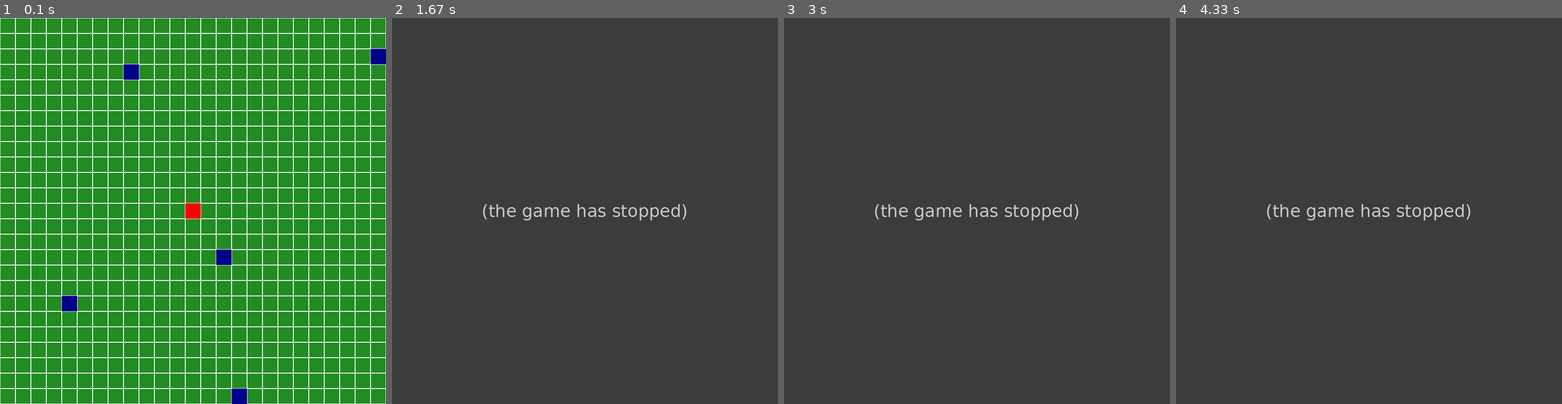
Above: before the commit, frames 1-4 (left to right).
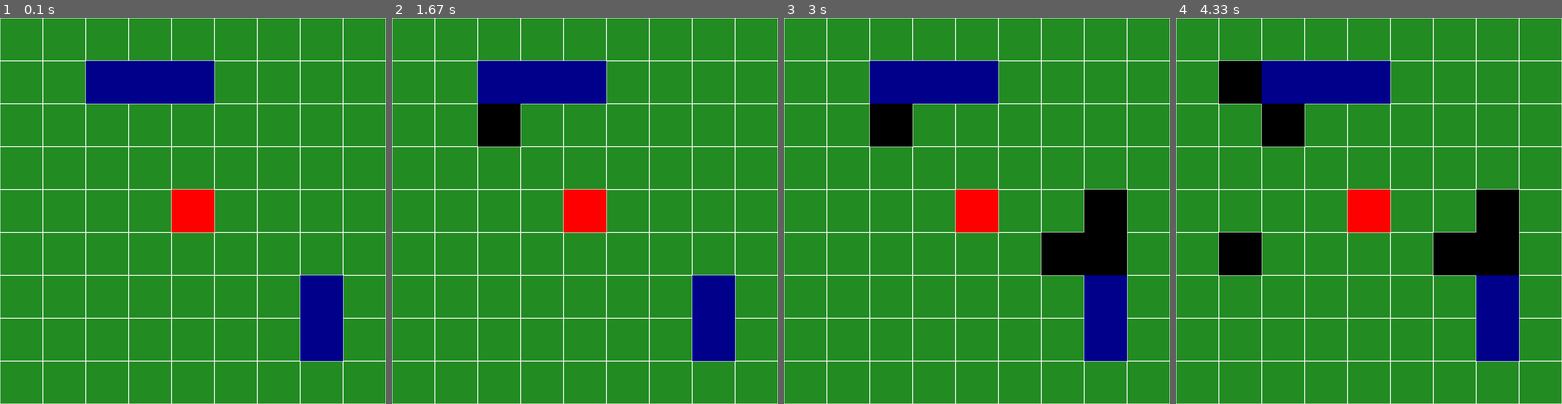
Above: after the commit, the same moments.

Repository: markus-brln/BachelorThesisForestFireControl
Game: pygame game, started from gui/main.py
The game is run twice, just before and just after one commit, with the same random seed, the same clock (stepped at 60 frames per second) and the same inputs.
Inputs (mouse positions are in pixels of both pictures, inside the frame that each line leads up to):
- Up to frame 1 (0.1 s): no input
- Up to frame 2 (1.67 s): tap Space at 0.83 s; move the mouse to (492, 133) at 1.17 s; click (492, 133) at 1.35 s
- Up to frame 3 (3 s): click (1077, 272) at 1.95 s; press the mouse at (1077, 272) at 2.4 s; move the mouse to (1085, 238) at 2.5 s; release the mouse at (1096, 203) at 2.63 s
- Up to frame 4 (4.33 s): move the mouse to (1241, 249) at 3.2 s; click (1241, 249) at 3.47 s; move the mouse to (1253, 79) at 3.87 s; click (1253, 79) at 4.22 s

The runs differ from the first frame. In frame 1, 20% of the frame differs, in the area x 0-100%, y 0-100%; in frame 2, 100%; in frame 3, 100%; in frame 4, 100%.
Error before the commit: TypeError: unsupported operand type(s) for +: 'int' and 'tuple' (model.py line 69); the game stopped at 0.83 s (later frames are placeholders)

Commit message:
blah blah

Diff:
--- a/gui/Model/model.py
+++ b/gui/Model/model.py
@@ -20,11 +20,19 @@
     self.size = length
     self.nr_of_agents = nr_of_agents
 
+    ## map coords
+    self.north = list()
+    self.east = list()
+    self.south = list()
+    self.west = list()
+    self.quadrants()
+
     ## Fire initialization
     self.firepos = set()
     self.set_initial_fire(firesize)
+    self.start_episode()           # Initialize episode
 
-    self.start_episode()           # Initialize episode
+
 
 
 ## Episode Initialization
@@ -38,6 +46,13 @@
     self.firepos.clear()
     self.firepos = set(self.initial_fire)
     self.firebreaks = set()
+
+  def quadrants(self):
+    n = self.size
+    m = 0
+    for x in range(0, int(self.size / 2)):
+      for y in range(n, m):
+        self.west.append(x, y)
 
 
   # Start agents at random positions
@@ -66,7 +81,8 @@
   def time_step(self):
     self.time += 1                # Increment time
     self.expand_fire()            # Determine fire propagation
-    print(sum(self.firepos))
+    print(len(self.firepos))
+
     for agent in self.agents:
       agent.timestep()
 
--- a/gui/main.py
+++ b/gui/main.py
@@ -14,7 +14,7 @@
 
 def main():
   # Environment parameters
-  size = 25
+  size = 9
   nr_of_agents = 5
   firesize = 1
   block_size_in_pixels = int(900 / size)
